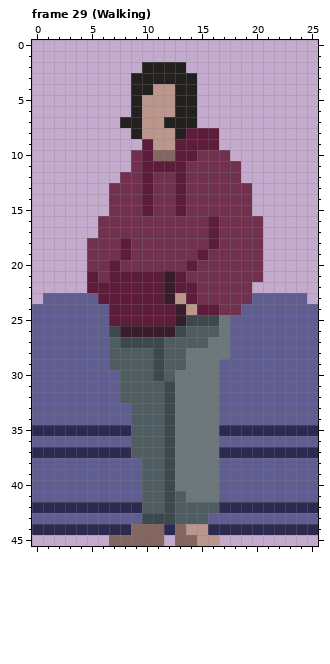
A pixel-art file gets an edit: Assets/Sprites/Animaciones/Animaciones - Claire.aseprite. This is how it looked before the edit.
26x46 pixels, 29 frames. Shown: frame 29 (Walking). The commit also changed other frames, which this record leaves out.
Once edited:
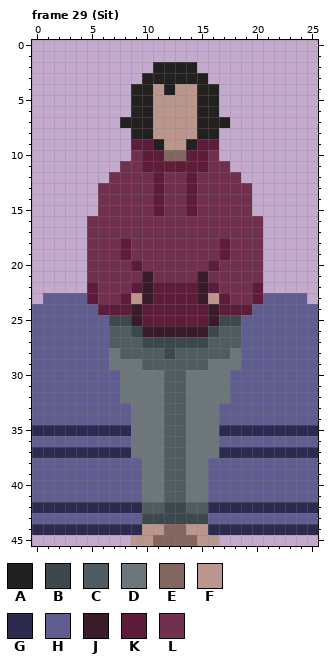
Palette (. is transparent): A #23211f  B #3d484c  C #4f5d62  D #6b777b  E #82665f  F #ba968d  G #2d2a50  H #605d90  J #391c29  K #5d1d3a  L #71314e
Message: claire sit animation add
The exact change:
Frame 29 (Sit), layer "Sitting":
y 2: x 10 A -> .; x 14 . -> A
y 3: x 9 A -> .; x 15 . -> A
y 4: x 12..16 FAA.. -> AFFAA
y 5..6: x 10 F -> A; x 13..16 AA.. -> FFAA
y 7: x 10 F -> A; x 12..17 AAA... -> FFFAAA
y 8: x 10 F -> A; x 13..16 AKKK -> FFAA
y 9: x 9 . -> K; x 11 F -> A; x 13..14 KK -> FA
y 10: x 11 E -> K; x 13 K -> E; x 15 L -> K; x 17 L -> .
y 11: x 8 . -> L; x 14..15 LL -> KK; x 18 L -> .
y 12: x 7 . -> L; x 10..11 KL -> LK; x 13..14 KL -> LK
y 13..15: x 6 . -> L; x 10..11 KL -> LK; x 13..14 KL -> LK
y 16..17: x 5 . -> L; x 16 K -> L
y 18: x 16..17 KL -> LK
y 19: x 15 K -> L; x 17 L -> K
y 20: x 7 K -> L; x 9 L -> K; x 14 K -> L; x 16 L -> K
y 21: x 5 K -> L; x 7..13 KKKKKJK -> LLLJLLL; x 15 L -> J
y 22: x 6..8 KKK -> LLL; x 10 K -> J; x 12 J -> K; x 15..16 LL -> JK; x 20 . -> K
y 23: x 5..7 HKK -> KLL; x 9..10 KK -> FJ; x 12..13 JF -> KK; x 15..17 LLL -> JFK; x 20 H -> K
y 24: x 6 H -> K; x 9 K -> J; x 13..14 JF -> KK; x 16..19 KLLH -> JKKK
y 25: x 7..9 KKK -> BBJ; x 13..18 JBBBDH -> KKKJBB
y 26: x 7..9 BJJ -> CCB; x 13..18 BCCCDH -> JJJBCC
y 27: x 8..9 BB -> CC; x 12..18 CCCCDDH -> BBBBCCC
y 28: x 7 C -> D; x 11..12 BC -> CB; x 14..18 DDDDH -> CCCCD
y 29: x 7..9 CCC -> DDD; x 11 B -> C; x 14..15 DD -> CC; x 17..18 HH -> DD
y 30: x 8..11 CCCB -> DDDD; x 13 D -> C; x 17 H -> D
y 31..32: x 8..13 CCCCBD -> DDDDCC; x 17 H -> D
y 33..37: x 9..13 CCCBD -> DDDCC
y 38..40: x 10..13 CCBD -> DDCC; x 16 D -> H
y 41: x 10..12 CCB -> DDC; x 16 D -> H
y 42: x 13 C -> B; x 16 C -> G
y 43: x 13..15 CCC -> BBB
y 44: x 9..12 EEEG -> GFFE
y 45: x 7..10 EEEE -> ..FF; x 12 . -> E
Changed places in both pictures, as pixel boxes (x1, y1, x2, y2):
changed: (87, 62, 263, 546)
